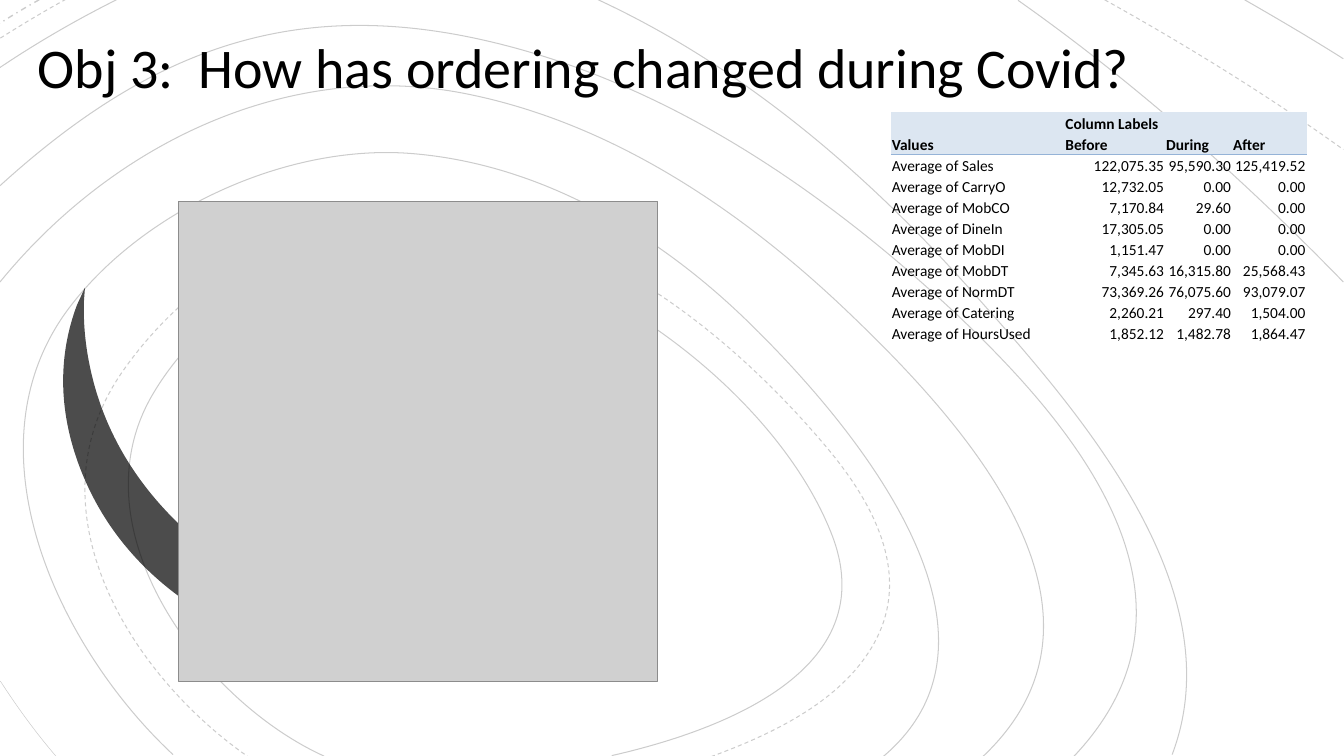
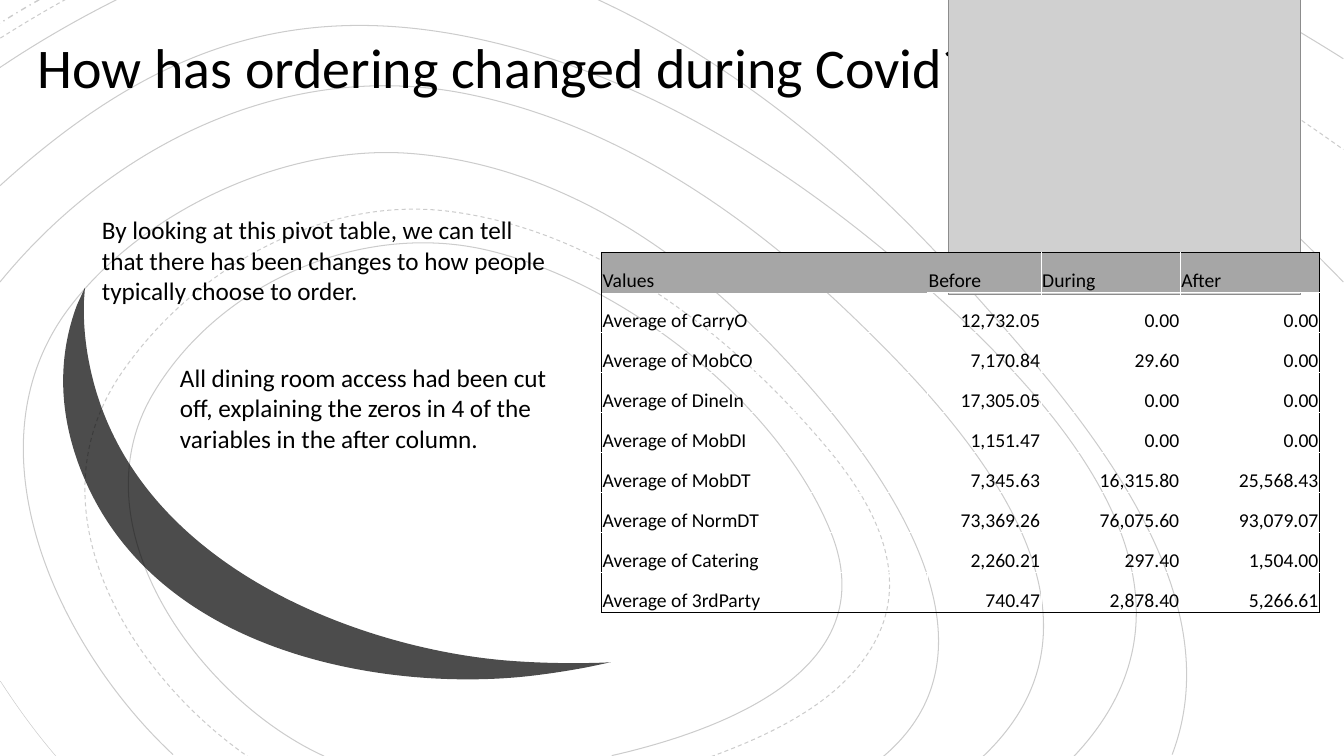
Before and after one commit to East-Coast-Collaboration/Final-Project, a slide deck: slide 12 of Presentation.pptx. Drawn at 1344x756 pixels with LibreOffice and Linux fonts; fonts in the diff are those of the drawing; grey boxes stand for pictures. Boxes give left, top, right and bottom in pixels: in the first picture for what was removed or moved away, otherwise in the second. Text is boxed around its words. In the diff, an @@ line names an element or a change of style, - is before the commit and + after.

```diff
--- a/Presentation.pptx
+++ b/Presentation.pptx
@@ picture: place and size @@
-picture at box(178, 202, 658, 682)
+picture at box(949, 0, 1301, 295)
@@ title at box(38, 42, 968, 102): text changed @@
-Obj 3: How has ordering changed during Covid?
+How has ordering changed during Covid?
@@ text added at box(102, 219, 545, 306), 18 pt, text #000000 @@
+By looking at this pivot table, we can tell that there has been changes to how people typically choose to order.
@@ table at box(602, 253, 1320, 617) @@
-row 1:  | Column Labels |  | 
-row 3: Average of Sales | 122,075.35 | 95,590.30 | 125,419.52
-row 11: Average of HoursUsed | 1,852.12 | 1,482.78 | 1,864.47
+row 9: Average of 3rdParty | 740.47 | 2,878.40 | 5,266.61
@@ table: place and size @@
-table at box(891, 113, 1307, 348)
+table at box(602, 253, 1320, 617)
@@ text added at box(180, 369, 546, 449), 18 pt, text #000000 @@
+All dining room access had been cut off, explaining the zeros in 4 of the variables in the after column.
```
Also in this commit, not shown: 1 other slide changed, 2 slides added, 3 slides removed, 2 other files.
